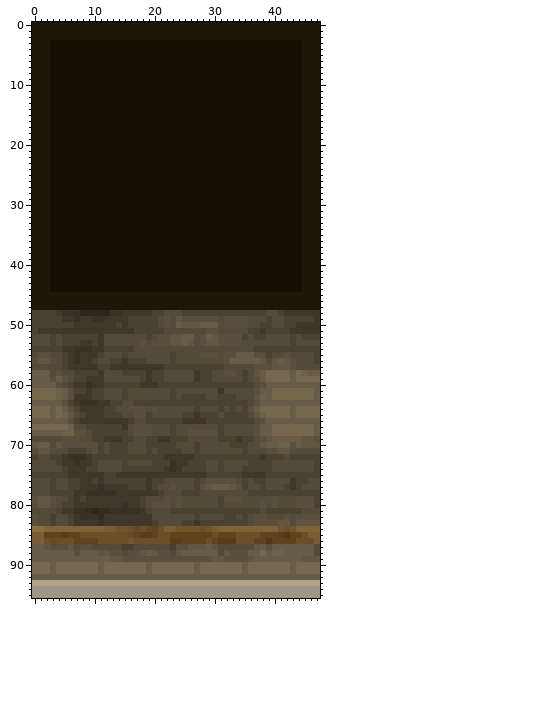
Sprite sheet: brave/resources/tiles/wall-brickwood-00.png. Above: the version before the commit.
The file is 48x96 pixels. Colours within 5 levels of each other are drawn and written as one.
After the commit:
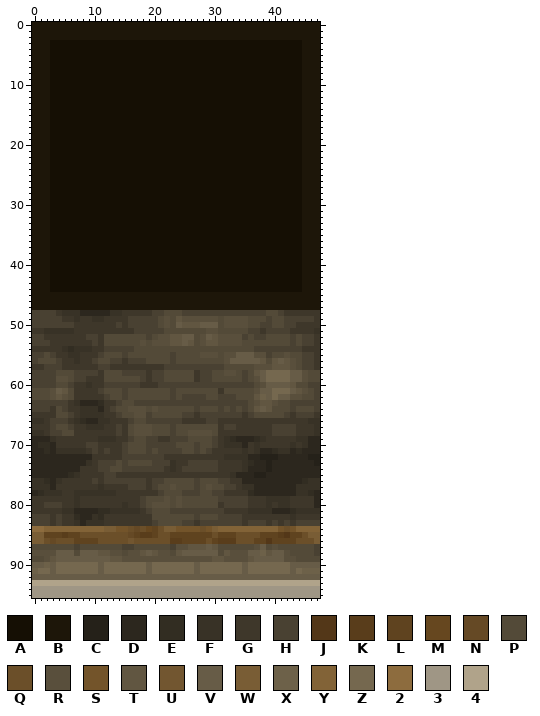
Palette (. is transparent): A #150f04  B #1d1609  C #252119  D #2c271e  E #322d22  F #383226  G #3e372a  H #494132  J #533718  K #593d1b  L #5f431f  M #66471f  N #654925  P #534a38  Q #6b4f29  R #594f3c  S #73542a  T #615641  U #725630  V #675c47  W #795d35  X #6d6149  Y #826337  Z #75684f  2 #8d6c3e  3 #9f9685  4 #b0a38a
Message: Nova imagem de parede.
Changes in this commit:
Changed rows in their new state; - is an unchanged pixel.
first column x 0:
51 G-FFFFF----------------------------------------F
52 HHGGGGGGG--------------------------------------G
53 HHHGGGGG-------------------------------------HHG
54 GGGGGFE--------------------------------------GGG
55 HHPHGGF--------------------------------------HHG
56 HPPPHG---------------------------------------HHG
57 GGHHHG---------------------------------------HHG
58 HHHHP---------------------------------------VRPP
59 HHHHR---------------------------------------VRPP
60 HHHHP--------------------------------------TPPHH
61 PPPRVTPGG-G--------------------------------VTRPH
62 PPPRTRP---GGH----------------------------VVRRPPH
63 HHHHHHGFDDDE-G------------------------TTRPPHHHHH
64 HHHGPHGGFFFDG-----------------------PTVTPPPHPPPH
65 GGGGPPHGFFFFGG-----------------H---GHPPPPPHGHHHG
66 FFGHHHGFEDDFF------------------GGGGGGGGGGGGGGGFF
67 GGGHPPHGGFFFGG-----------------GHHGGGGGGHHHHGGGF
68 FFGHHPPGGGGGGG-G--------------PGGGGGGGGGHHHHGGGF
69 DDDFGGGGGGGFFF-G--------------HGFEDDDEFGGGGGFFDD
70 DEEDGGGGGHHGGGG---------------HGFFFDGFGGGGGFGFDD
71 DDEDFFFFFGHGHGG--------------HGGGGGFGFDDEFFDEDDD
72 DDDDDDDDDDGGGGG------------GGGGGFFFFDDCCCDDDDDCC
73 DDDDDDDDDFGHHH---------------HHGGGGFEDDCDDDDDDDC
74 DDDDDDDD-GGHH----------------HHGGGGFDDDCDDDDDDDD
75 DDDDDDEF---------------------GGGGFDDDCCDDDDDDDDD
76 FFEDFGGG---------------------PPHHGGDDDDDDDDDDEFF
77 FFFDGGGG--------------------PRPPHHGFFDDDDDDDFFFF
78 DEFFFGGFF---------------------HHGGGGEDDDDDDDFFED
79 GGGGGGGFG-----------------------HHHHGGGFFFFGGGGD
80 GGHHHGGF-----------------------GHHHHGGGFGFFGGGGD
81 GGGGGFFDDD----------------------GGGGFFFFDDDEFFFF
82 HHHGHGGEDD---------------------H--HGGGGGGGGFGGGG
83 HHHGHGGFDFF------------------------GHHHGHGHGHHHH
first column x 0:
87 PPPPPPPHPP---------------------------R-PRPPPPPPH
88 RRRR---P------------------------------XTVVRPPPPH
89 PPRT--------------------------------------RRPPPP
90 VVX-----------------------------------------VVVV
91 X--------------------------------------------XXX
Where, in picture pixels (left, top, right, bottom), the same in both pictures:
changed: (32, 328, 128, 526)
changed: (194, 328, 320, 526)
changed: (32, 544, 92, 574)
changed: (254, 544, 320, 574)
